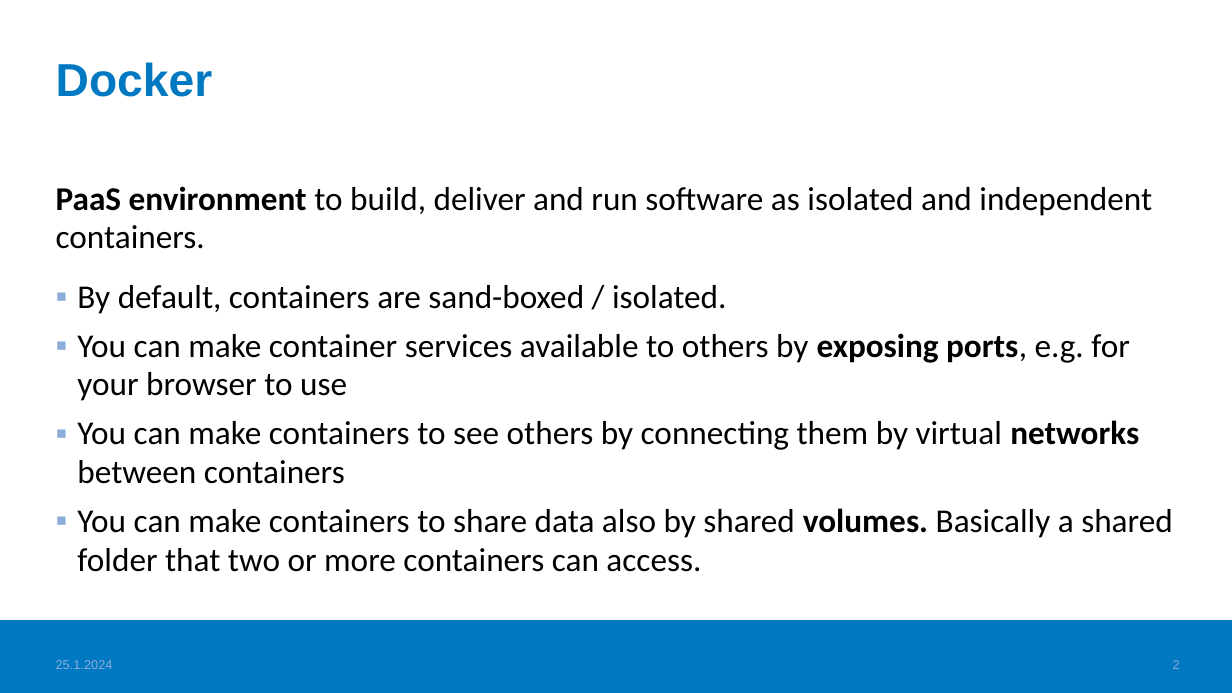
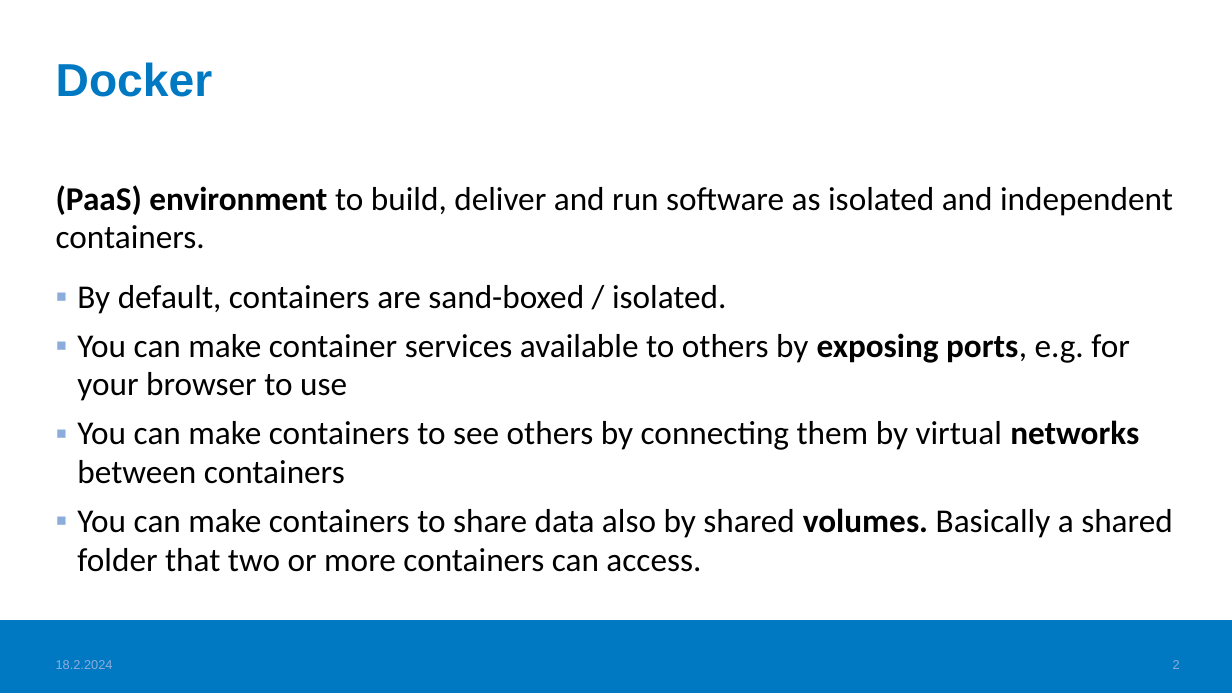
Before and after one commit to haagahelia/ohke-teknologiat, a slide deck: slide 2 of 01_docker/DockerConceptsAndVocabulary.pptx. Drawn at 1232x693 pixels with LibreOffice and Linux fonts; fonts in the diff are those of the drawing; background and template pictures are left out. Boxes give left, top, right and bottom in pixels: in the first picture for what was removed or moved away, otherwise in the second. Text is boxed around its words. In the diff, an @@ line names an element or a change of style, - is before the commit and + after.

Commit message:
Docker-monivalintatehtävien materiaalilinkkejä ja materiaaleja parannettu

```diff
--- a/01_docker/DockerConceptsAndVocabulary.pptx
+++ b/01_docker/DockerConceptsAndVocabulary.pptx
@@ text at (x1=56, y1=185, x2=1173, y2=249): text changed @@
-PaaS environment to build, deliver and run software as isolated and independent containers.
+(PaaS) environment to build, deliver and run software as isolated and independent containers.
@@ text at (x1=56, y1=660, x2=113, y2=669): text changed @@
-25.1.2024
+18.2.2024
```
Also in this commit, not shown: 16 other slides changed, 1 slide added, 3 other files.
